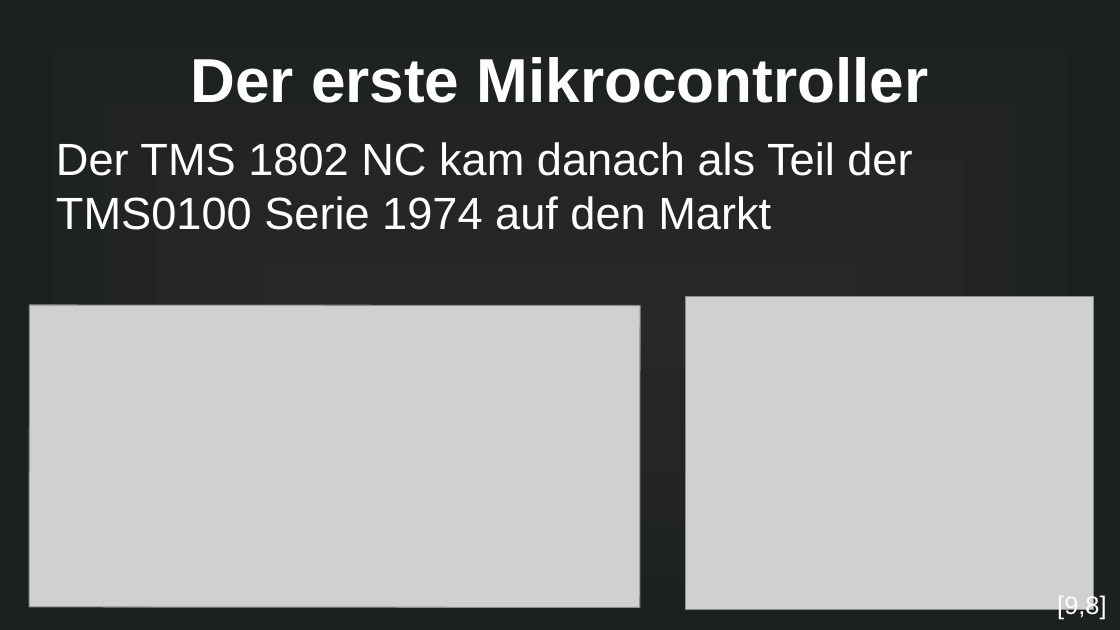
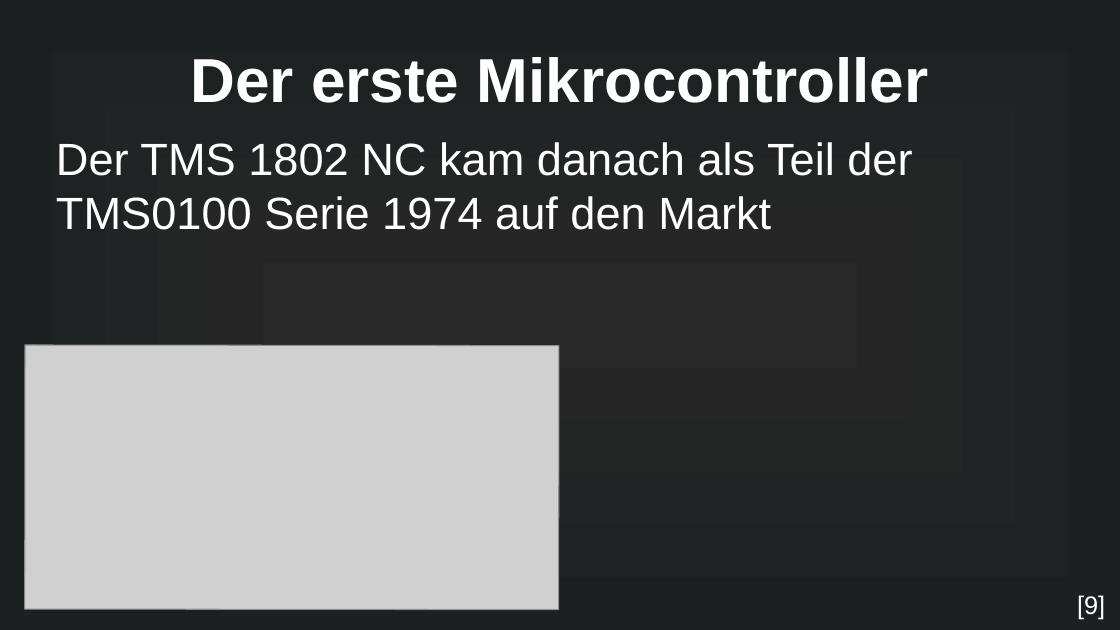
Before and after one commit to MuffinKran24/IMP_GFS, a slide deck: slide 6 of Mikrocontroller_GFS.odp (slide 3 before the commit). Drawn at 1120x630 pixels with LibreOffice and Linux fonts; fonts in the diff are those of the drawing; grey boxes stand for pictures. Boxes give left, top, right and bottom in pixels: in the first picture for what was removed or moved away, otherwise in the second. Text is boxed around its words. In the diff, an @@ line names an element or a change of style, - is before the commit and + after.

```diff
--- a/Mikrocontroller_GFS.odp
+++ b/Mikrocontroller_GFS.odp
@@ picture removed at bbox=[686, 297, 1094, 610] @@
@@ picture: place and size @@
-picture at bbox=[29, 305, 640, 607]
+picture at bbox=[25, 345, 559, 610]
@@ text at bbox=[1077, 595, 1105, 620]: text changed @@
-[9,8]
+[9]
```
Also in this commit, not shown: 2 other slides changed, 7 slides added, 3 slides removed, 4 other files.
